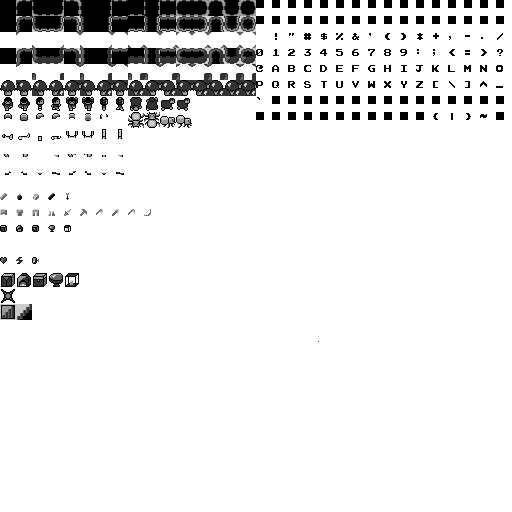
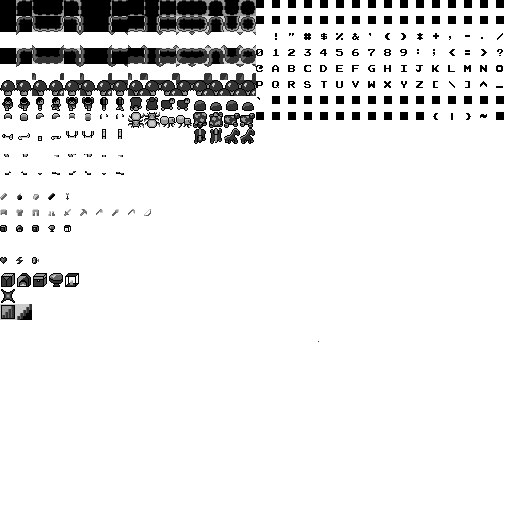
Two versions of the same layered image (512 × 512). Layer-by-layer changes:
painted on "spritesheet.png" over [116, 100, 255, 144]
